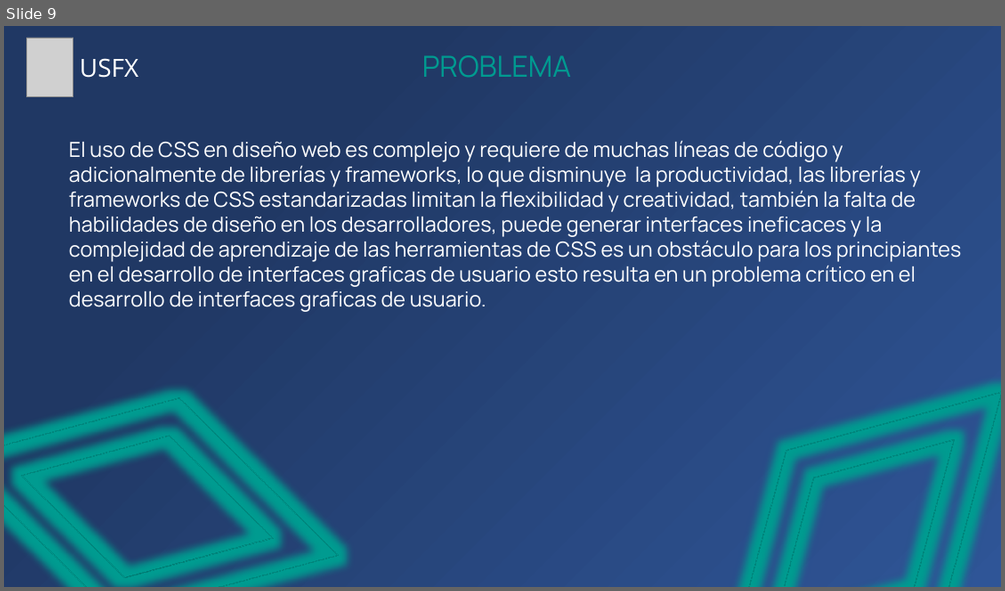
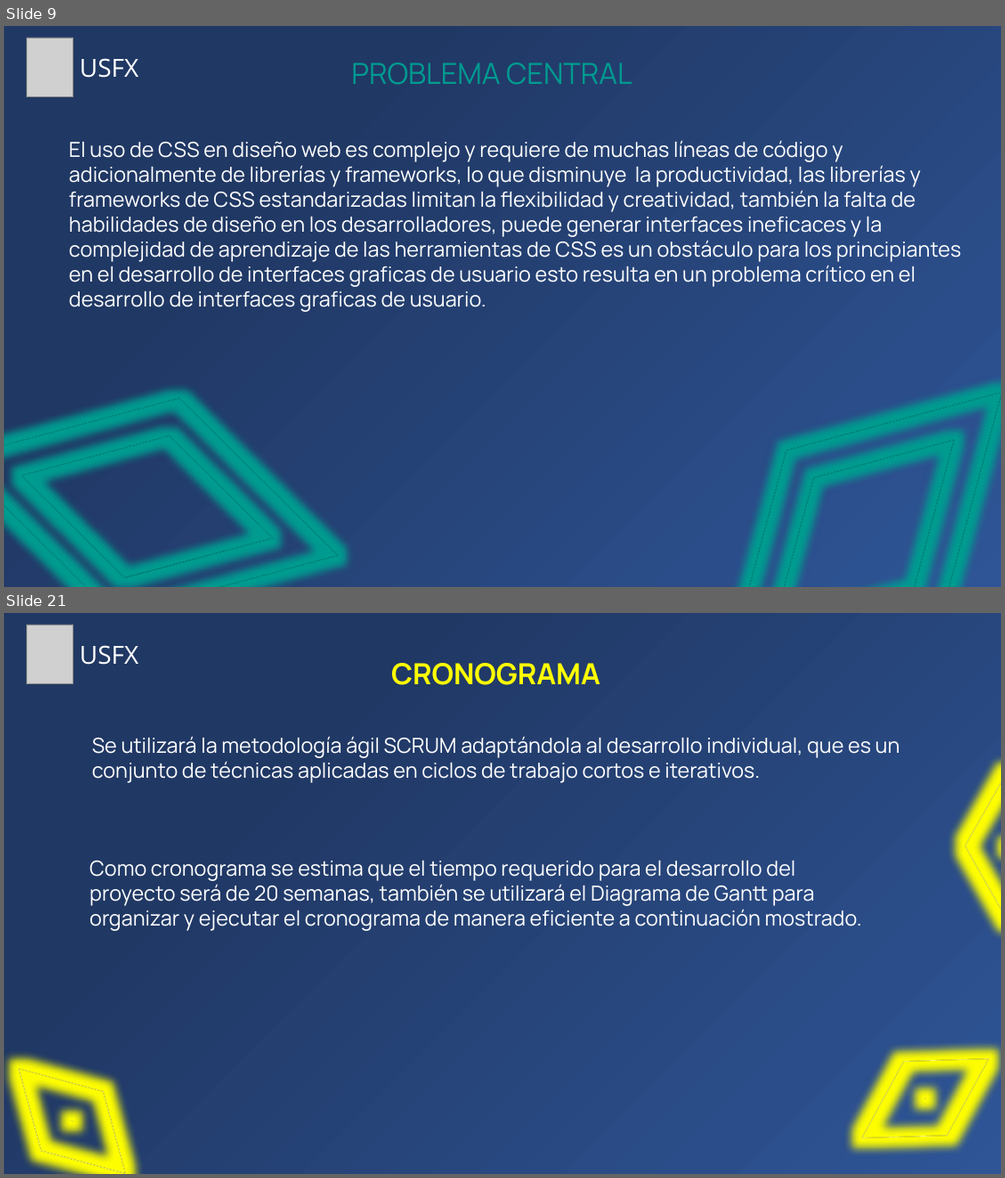
Before and after one commit to Zelechos/Generador-Css, a slide deck: documents/Presentación de Perfil - Modelo Generador CSS.pptx. Shown one above the other, each under a label of ours: slide 9 before the commit, slides 9 and 21 after it; the slides between them are not shown. The pictures are 1005x591 and 1005x1178 pixels, drawn with LibreOffice and Linux fonts; fonts in the diff are those of the drawing; grey boxes stand for pictures. Boxes give left, top, right and bottom in pixels: in the first picture for what was removed or moved away, otherwise in the second. Text is boxed around its words. In the diff, an @@ line names an element or a change of style, - is before the commit and + after.

```diff
--- a/documents/Presentación de Perfil - Modelo Generador CSS.pptx
+++ b/documents/Presentación de Perfil - Modelo Generador CSS.pptx
@@ slide 21 added at (x1=4, y1=613, x2=1001, y2=1174), background gradient #2F5597 to #203864 @@
@@ picture added at (x1=26, y1=625, x2=73, y2=683) @@
@@ text added at (x1=80, y1=645, x2=138, y2=665), 24 pt, text #FFFFFF @@
+USFX
@@ text added at (x1=391, y1=663, x2=600, y2=685), 28 pt, text #FFFF00, bold @@
+CRONOGRAMA
@@ text added at (x1=92, y1=736, x2=900, y2=783), 20 pt, text #FFFFFF @@
+Se utilizará la metodología ágil SCRUM adaptándola al desarrollo individual, que es un conjunto de técnicas aplicadas en ciclos de trabajo cortos e iterativos.
@@ frame added at (x1=933, y1=773, x2=1001, y2=922), outline #FFFFFF 1 pt @@
@@ text added at (x1=89, y1=860, x2=862, y2=931), 20 pt, text #FFFFFF @@
+Como cronograma se estima que el tiempo requerido para el desarrollo del proyecto será de 20 semanas, también se utilizará el Diagrama de Gantt para organizar y ejecutar el cronograma de manera eficiente a continuación mostrado.
@@ frame added at (x1=863, y1=1035, x2=988, y2=1162), outline #FFFFFF 1 pt @@
@@ frame added at (x1=19, y1=1070, x2=125, y2=1173), outline #FFFFFF 1 pt @@
@@ slide 9 changed as well @@
@@ text at (x1=351, y1=62, x2=632, y2=85): text changed @@
-PROBLEMA
+PROBLEMA CENTRAL
```
Also in this commit, not shown: 5 other slides changed, 12 other slides added, 2 slides removed.
